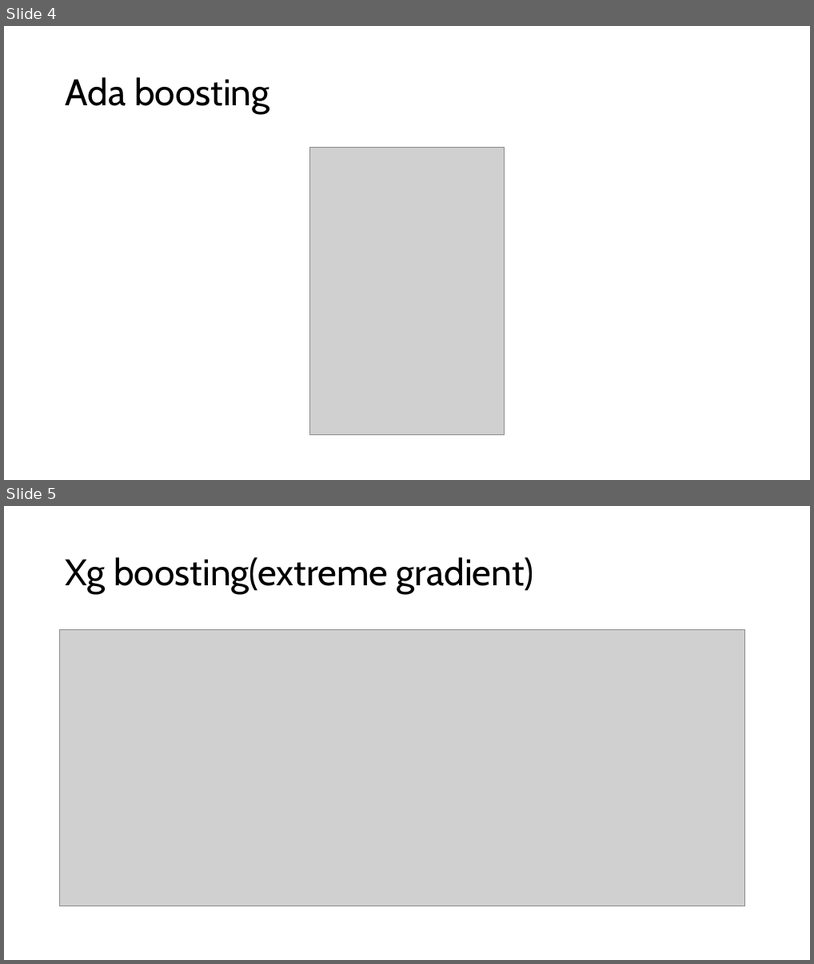
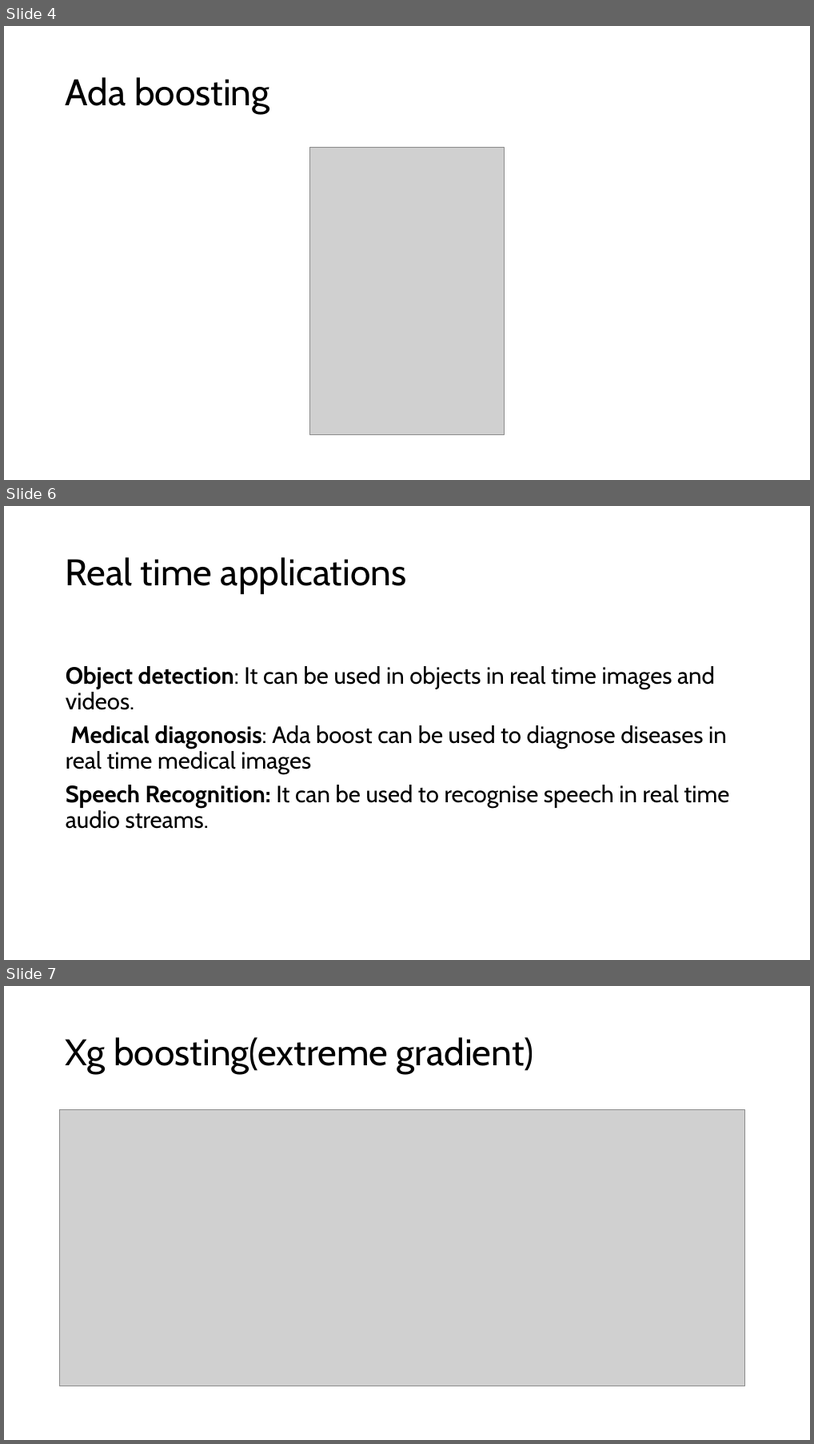
Before and after one commit to lakshmiprabha25/MACHINE-LEARNING-, a slide deck: Boosting.pptx. Shown one above the other, each under a label of ours: slides 4 and 5 before the commit, slides 4, 6 and 7 after it; the slides between them are not shown. The pictures are 814x964 and 814x1444 pixels, drawn with LibreOffice and Linux fonts; fonts in the diff are those of the drawing; grey boxes stand for pictures. Boxes give left, top, right and bottom in pixels: in the first picture for what was removed or moved away, otherwise in the second. Text is boxed around its words. In the diff, an @@ line names an element or a change of style, - is before the commit and + after.

```diff
--- a/Boosting.pptx
+++ b/Boosting.pptx
@@ slide 6 added at <box>4,506,810,960</box>, background #FFFFFF @@
@@ title added at <box>66,557,407,594</box>, 44 pt, text #000000 @@
+Real time applications
@@ text added at <box>66,666,730,828</box>, 28 pt, text #000000 @@
+Object detection: It can be used in objects in real time images and videos.
+Medical diagonosis: Ada boost can be used to diagnose diseases in real time medical images
+Speech Recognition: It can be used to recognise speech in real time audio streams.
@@ what was slide 5 is now slide 7 @@
```
Also in this commit, not shown: 1 slide changed, 5 other slides added, 1 slide removed.
